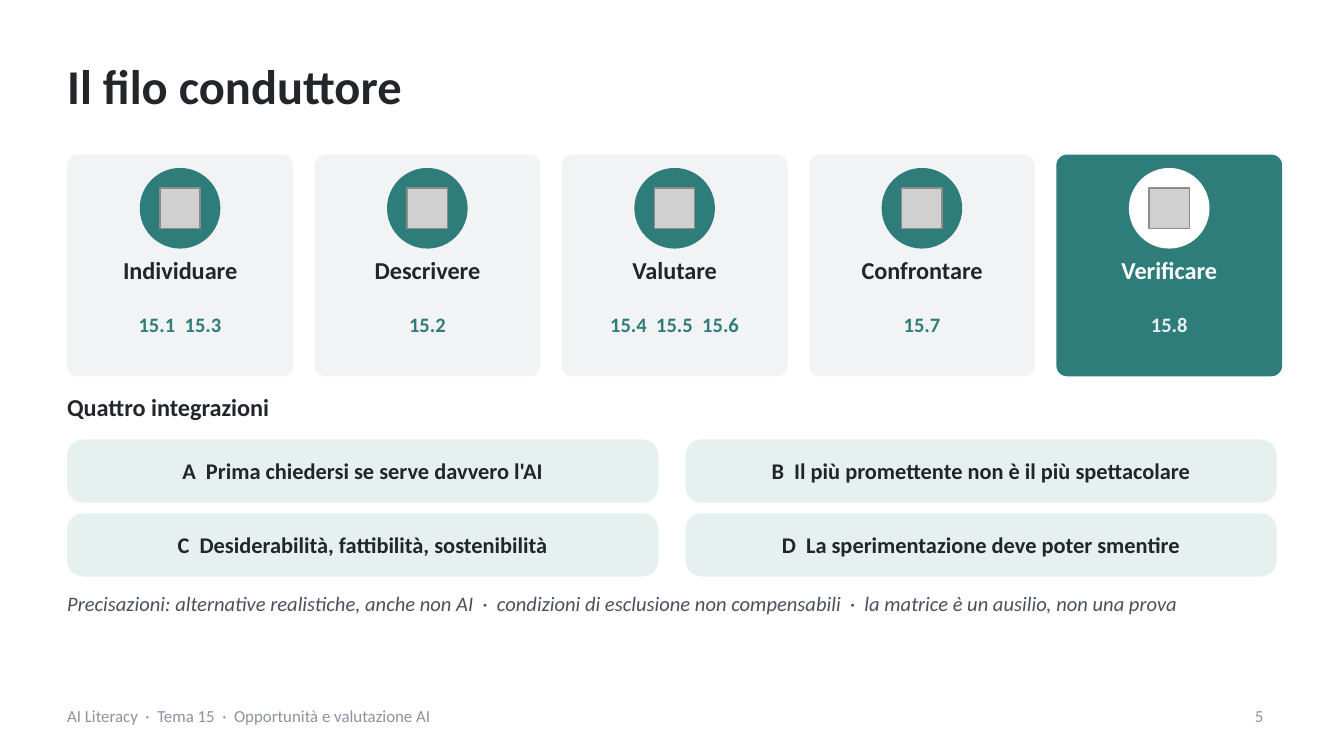
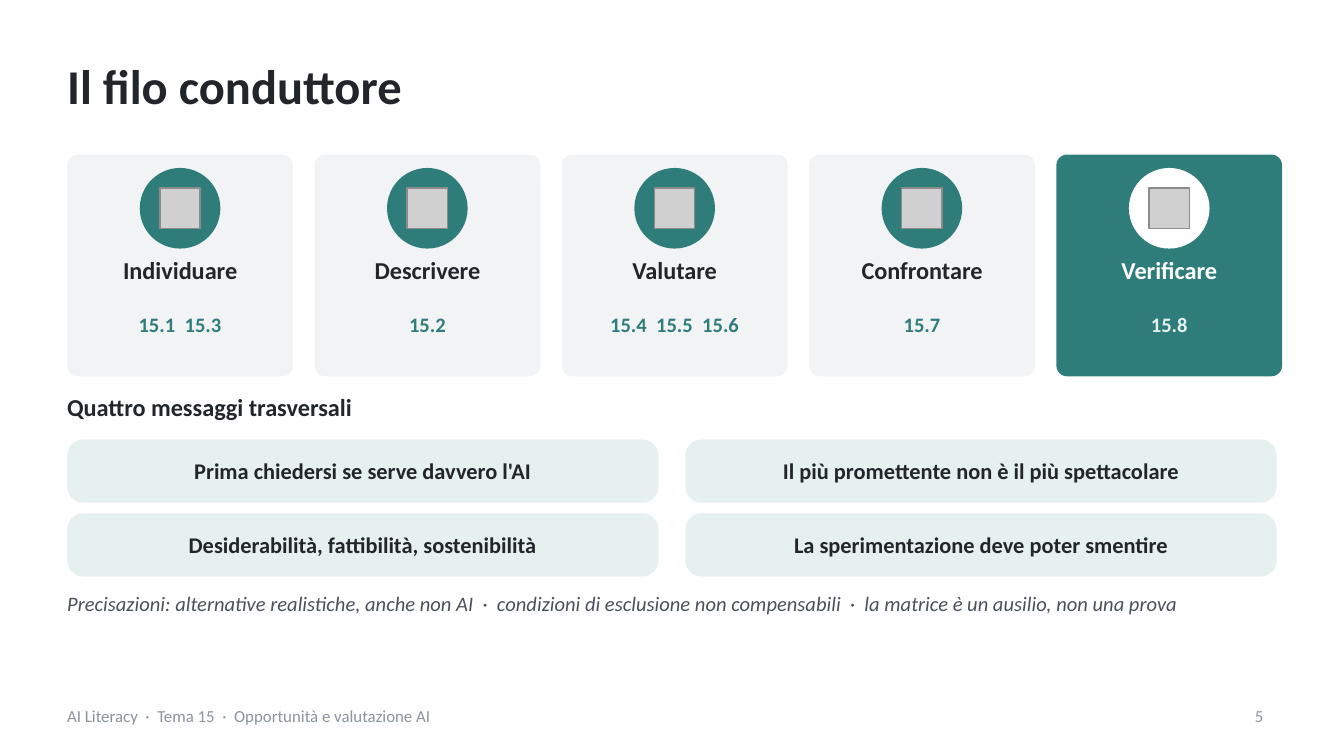
Before and after one commit to NetAi-IT/Formazione-AI-Literacy-Official, a slide deck: slide 5 of Base/Tema15_Opportunita_valutazione_AI.pptx. Drawn at 1344x756 pixels with LibreOffice and Linux fonts; fonts in the diff are those of the drawing; grey boxes stand for pictures. Boxes give left, top, right and bottom in pixels: in the first picture for what was removed or moved away, otherwise in the second. Text is boxed around its words. In the diff, an @@ line names an element or a change of style, - is before the commit and + after.

```diff
--- a/Base/Tema15_Opportunita_valutazione_AI.pptx
+++ b/Base/Tema15_Opportunita_valutazione_AI.pptx
@@ text at [67,399,352,420]: text changed @@
-Quattro integrazioni
+Quattro messaggi trasversali
@@ text at [194,463,530,479]: text changed @@
-A Prima chiedersi se serve davvero l'AI
+Prima chiedersi se serve davvero l'AI
@@ text at [783,463,1178,483]: text changed @@
-B Il più promettente non è il più spettacolare
+Il più promettente non è il più spettacolare
@@ text at [189,537,536,556]: text changed @@
-C Desiderabilità, fattibilità, sostenibilità
+Desiderabilità, fattibilità, sostenibilità
@@ text at [794,537,1167,557]: text changed @@
-D La sperimentazione deve poter smentire
+La sperimentazione deve poter smentire
```
Also in this commit, not shown: 29 other slides changed, 1 slide added, 1 slide removed, 8 other files.
